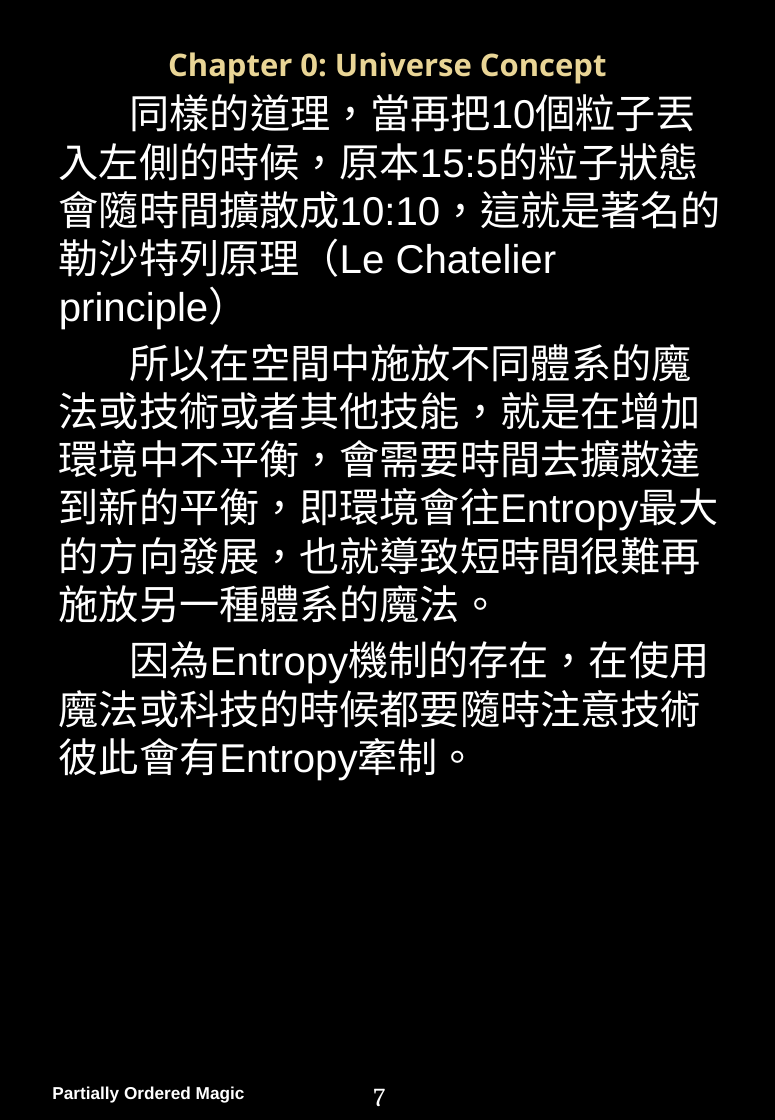
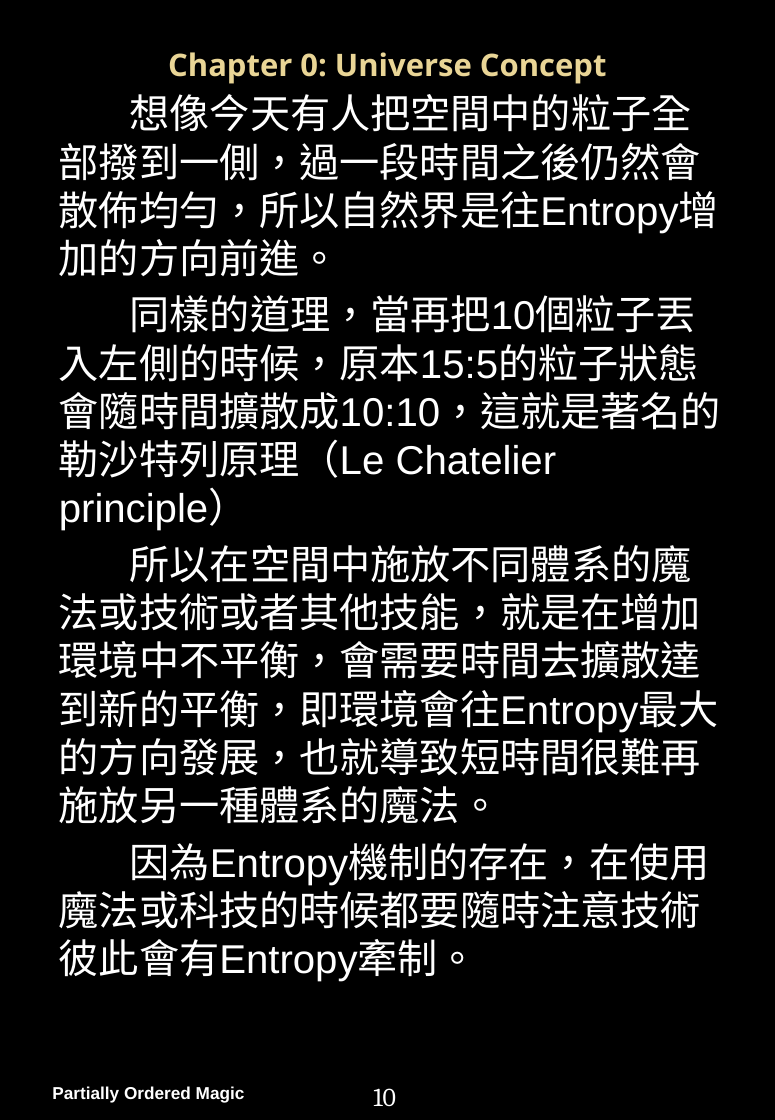
Before and after one commit to PartiallyOrderedMagic/PartiallyOrderedMagic.github.io, a slide deck: slide 11 of MyGame/Partially Ordered Magic Handbook.pptx (slide 8 before the commit). Drawn at 775x1120 pixels with LibreOffice and Linux fonts; fonts in the diff are those of the drawing; background and template pictures are left out. Boxes give left, top, right and bottom in pixels: in the first picture for what was removed or moved away, otherwise in the second. Text is boxed around its words. In the diff, an @@ line names an element or a change of style, - is before the commit and + after.

```diff
--- a/MyGame/Partially Ordered Magic Handbook.pptx
+++ b/MyGame/Partially Ordered Magic Handbook.pptx
@@ text at (59,94,719,277): paragraph added @@
+想像今天有人把空間中的粒子全部撥到一側，過一段時間之後仍然會散佈均勻，所以自然界是往Entropy增加的方向前進。
@@ page number at (373,1088,396,1106): text changed @@
-7
+10
```
Also in this commit, not shown: 15 other slides changed, 35 slides added, 2 slides removed, 3 other files.
